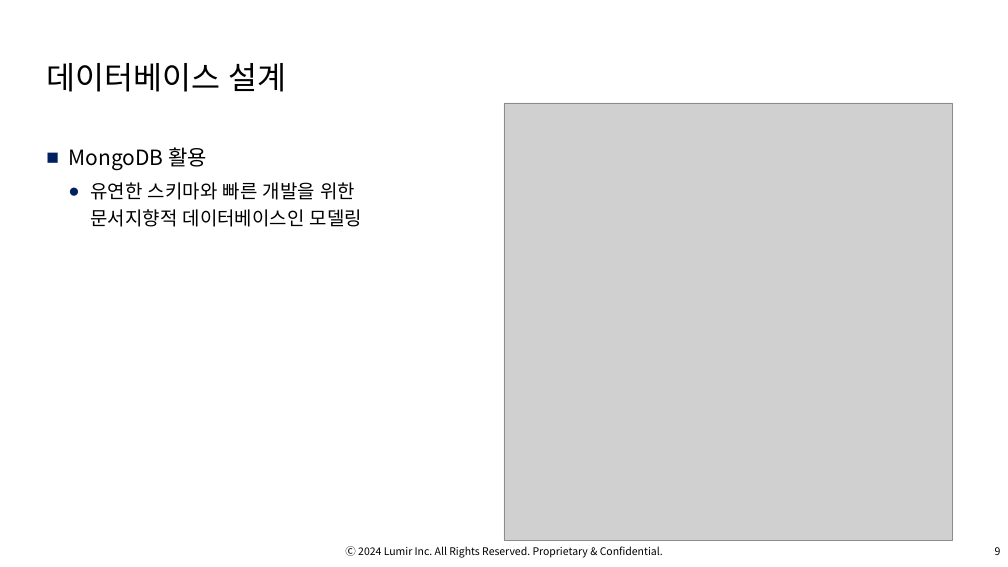
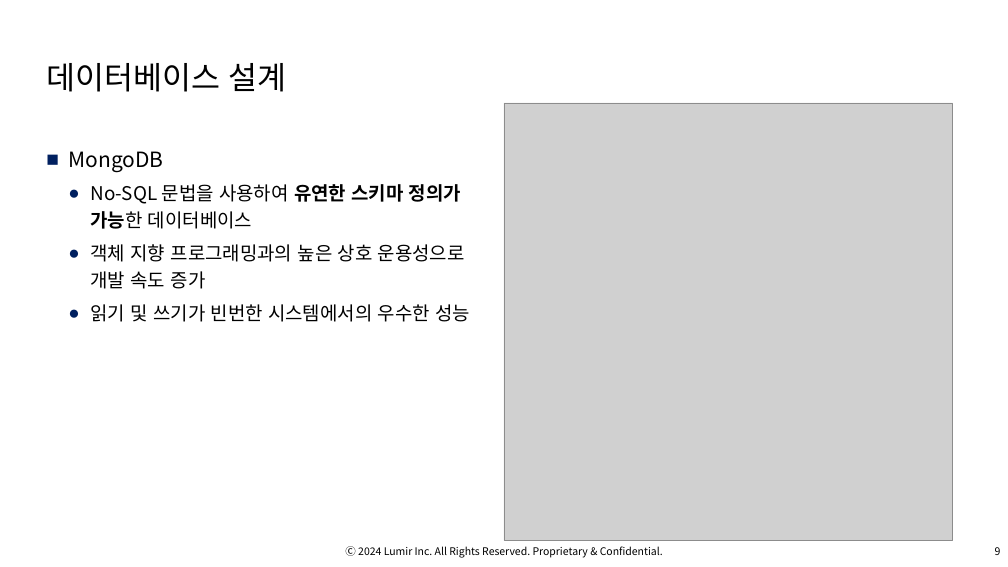
Before and after one commit to OsterRepository/OsterRepository, a slide deck: slide 10 of 기술 7부 김민수 성과 발표.pptx. Drawn at 1008x567 pixels with LibreOffice and Linux fonts; fonts in the diff are those of the drawing; grey boxes stand for pictures; background and template pictures are left out. Boxes give left, top, right and bottom in pixels: in the first picture for what was removed or moved away, otherwise in the second. Text is boxed around its words. In the diff, an @@ line names an element or a change of style, - is before the commit and + after.

```diff
--- a/기술 7부 김민수 성과 발표.pptx
+++ b/기술 7부 김민수 성과 발표.pptx
@@ text at box(68, 151, 470, 322): text changed @@
-■ MongoDB 활용
-  ● 유연한 스키마와 빠른 개발을 위한 문서지향적 데이터베이스인 모델링
+■ MongoDB
+  ● No-SQL 문법을 사용하여 유연한 스키마 정의가 가능한 데이터베이스
+  ● 객체 지향 프로그래밍과의 높은 상호 운용성으로 개발 속도 증가
+  ● 읽기 및 쓰기가 빈번한 시스템에서의 우수한 성능
```
Also in this commit, not shown: 11 other slides changed, 2 slides added.
